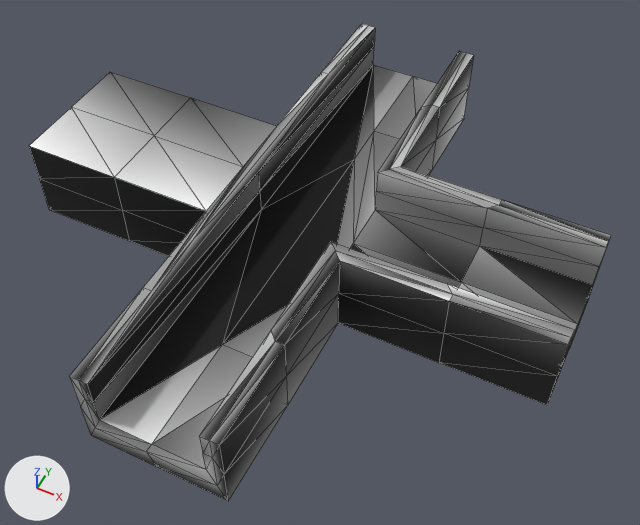
Renders of the OBJ model resources/shape-3.obj from each side of a commit.
Camera for both pictures: a 50 mm camera at (0.523, -0.991, 1.185) aimed at (0.046, -0.038, -0.006). Lighting does not change. The marker at lower left points along +X, +Y and +Z. Mesh edges are drawn as thin lines. Where no turn or scale is listed for an object, it has been applied to the vertices. Vertices at the same position are counted once.

Objects in the first picture: 'shape-3'.
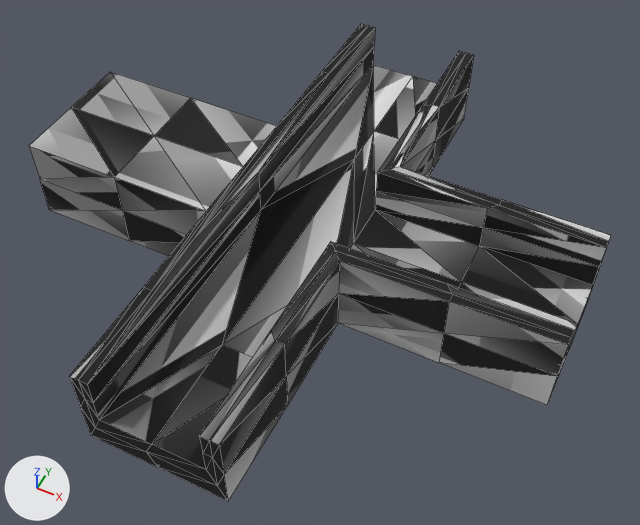
Commit message: better shapes

Edits to the scene script, one JSON object a line:
```json
{"op": "add", "block": "img_shape_null_tex_png", "code": ["img_shape_null_tex_png = load_image('shape-null_tex.png', 'shape-null_tex.png', 1024, 1024, 'sRGB')"]}
{"op": "set", "path": "mat_material_0.texture", "old": "img_shape_3_tex_png", "new": "img_shape_null_tex_png"}
{"block": "me_shape_3", "where": "me_shape_3.from_pydata(...)  # 154 vertices, 304 faces; spans x -0.5..0.5, y -0.5..0.5, z -0.038..0.125"}
{"block": "me_shape_3", "where": "# used by ob_shape_3; location = (0.0, 0.0, 0.0)"}
{"block": "me_shape_3", "change": "me_shape_3 part 1: 147 kept faces spanning x -0.5..0.5, y -0.5..0.5, z -0.038..0.125 get new texture (UV) coordinates"}
```

Boxes (x1, y1, x2, y2) around the edits, measured in the pictures (640 x 525 px):
```json
{"object": "shape-3", "change": "surface changed", "before": [29, 24, 611, 501], "after": [29, 24, 611, 501]}
```
